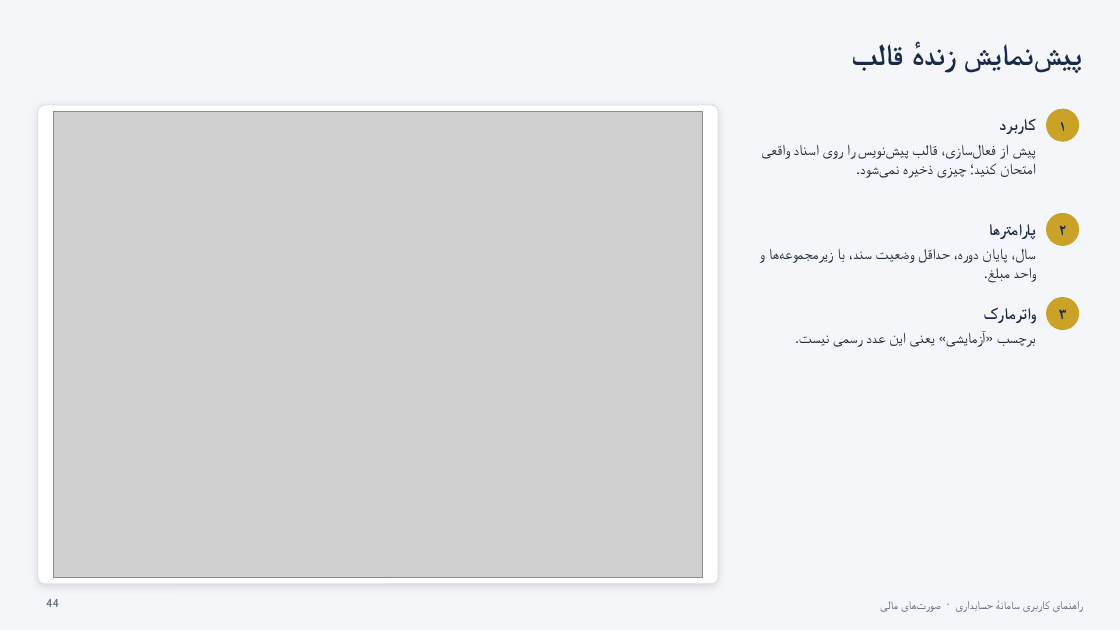
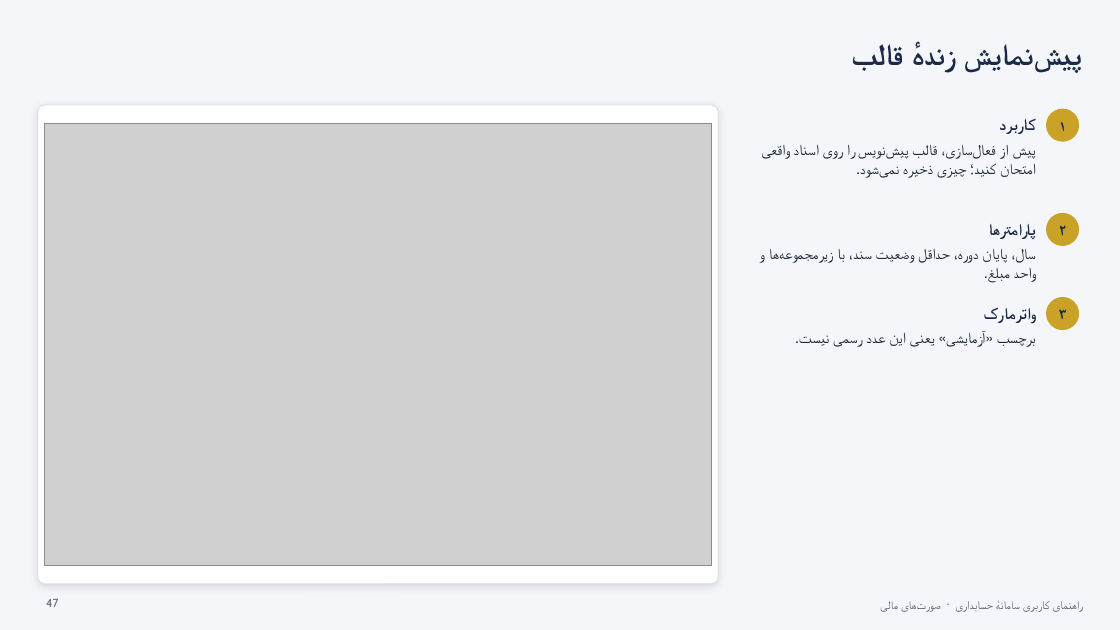
Before and after one commit to mehdijanfeshar/AccountingCoreClaude, a slide deck: slide 47 of docs/AccountCore_UserGuide_Phase1.pptx (slide 44 before the commit). Drawn at 1120x630 pixels with LibreOffice and Linux fonts; fonts in the diff are those of the drawing; grey boxes stand for pictures. Boxes give left, top, right and bottom in pixels: in the first picture for what was removed or moved away, otherwise in the second. Text is boxed around its words. In the diff, an @@ line names an element or a change of style, - is before the commit and + after.

```diff
--- a/docs/AccountCore_UserGuide_Phase1.pptx
+++ b/docs/AccountCore_UserGuide_Phase1.pptx
@@ picture resized from (x1=54, y1=112, x2=702, y2=577) to (x1=45, y1=124, x2=712, y2=565) @@
@@ page number at (x1=46, y1=599, x2=58, y2=607): text changed @@
-44
+47
```
Also in this commit, not shown: 16 other slides changed, 4 slides added.
